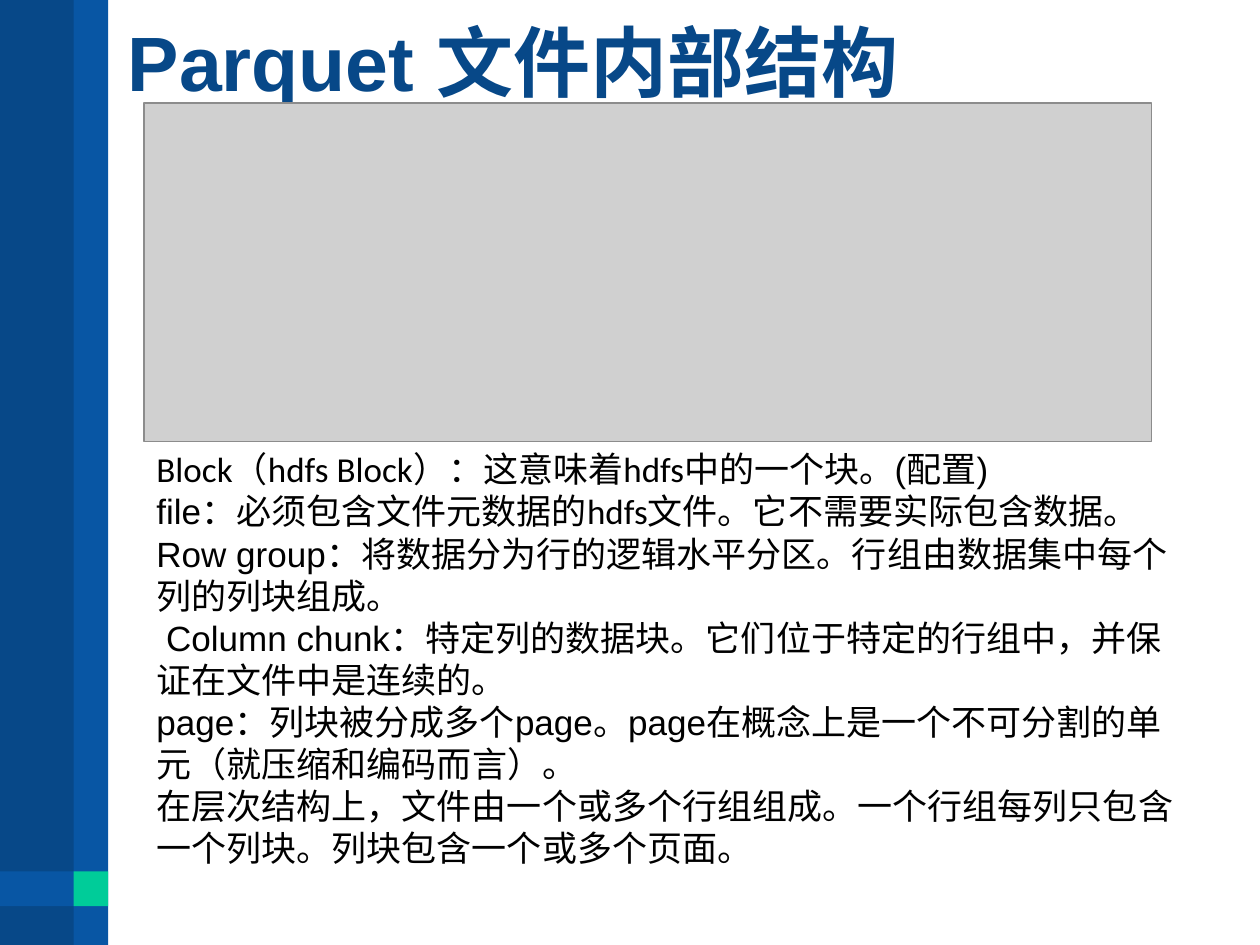
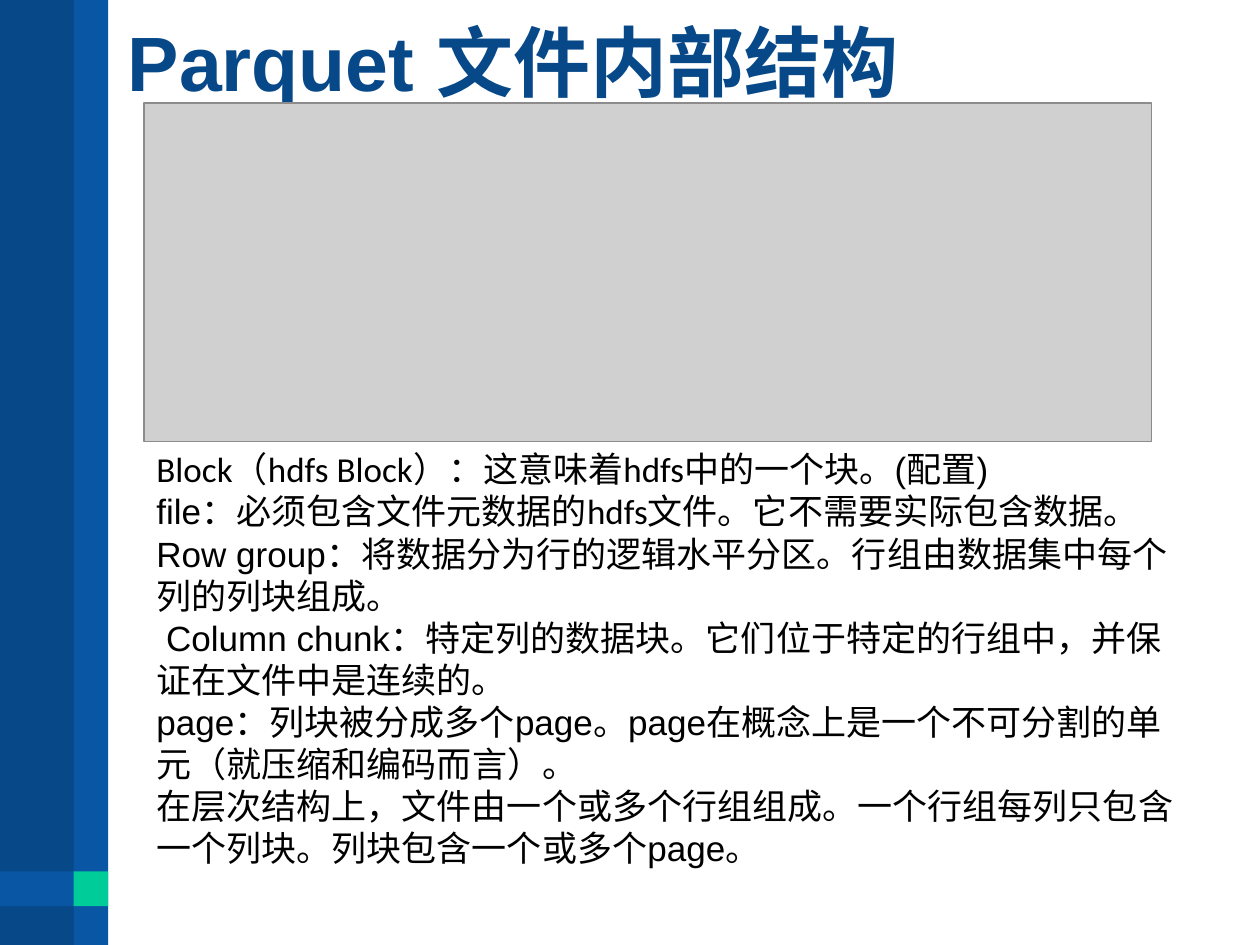
Before and after one commit to wxyzjf/parquet_20200823, a slide deck: slide 27 of SPARK Parquet 简谈.pptx (slide 30 before the commit). Drawn at 1260x945 pixels with LibreOffice and Linux fonts; fonts in the diff are those of the drawing; grey boxes stand for pictures. Boxes give left, top, right and bottom in pixels: in the first picture for what was removed or moved away, otherwise in the second. Text is boxed around its words. In the diff, an @@ line names an element or a change of style, - is before the commit and + after.

```diff
--- a/SPARK Parquet 简谈.pptx
+++ b/SPARK Parquet 简谈.pptx
@@ text at [156,454,1173,869]: text changed @@
-Block（hdfs Block）：这意味着hdfs中的一个块。(配置) file：必须包含文件元数据的hdfs文件。它不需要实际包含数据。 Row group：将数据分为行的逻辑水平分区。行组由数据集中每个列的列块组成。 Column chunk：特定列的数据块。它们位于特定的行组中，并保证在文件中是连续的。 page：列块被分成多个page。page在概念上是一个不可分割的单元（就压缩和编码而言）。 在层次结构上，文件由一个或多个行组组成。一个行组每列只包含一个列块。列块包含一个或多个页面。
+Block（hdfs Block）：这意味着hdfs中的一个块。(配置) file：必须包含文件元数据的hdfs文件。它不需要实际包含数据。 Row group：将数据分为行的逻辑水平分区。行组由数据集中每个列的列块组成。 Column chunk：特定列的数据块。它们位于特定的行组中，并保证在文件中是连续的。 page：列块被分成多个page。page在概念上是一个不可分割的单元（就压缩和编码而言）。 在层次结构上，文件由一个或多个行组组成。一个行组每列只包含一个列块。列块包含一个或多个page。
```
Also in this commit, not shown: 11 other slides changed, 3 slides removed.
